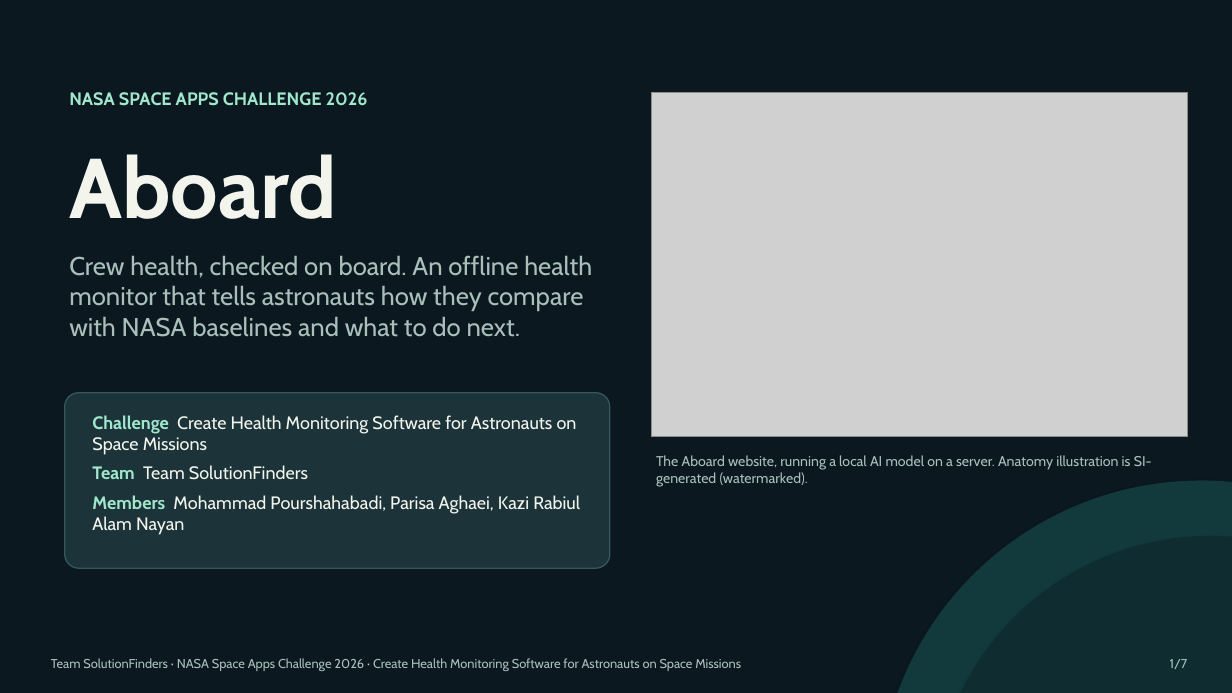
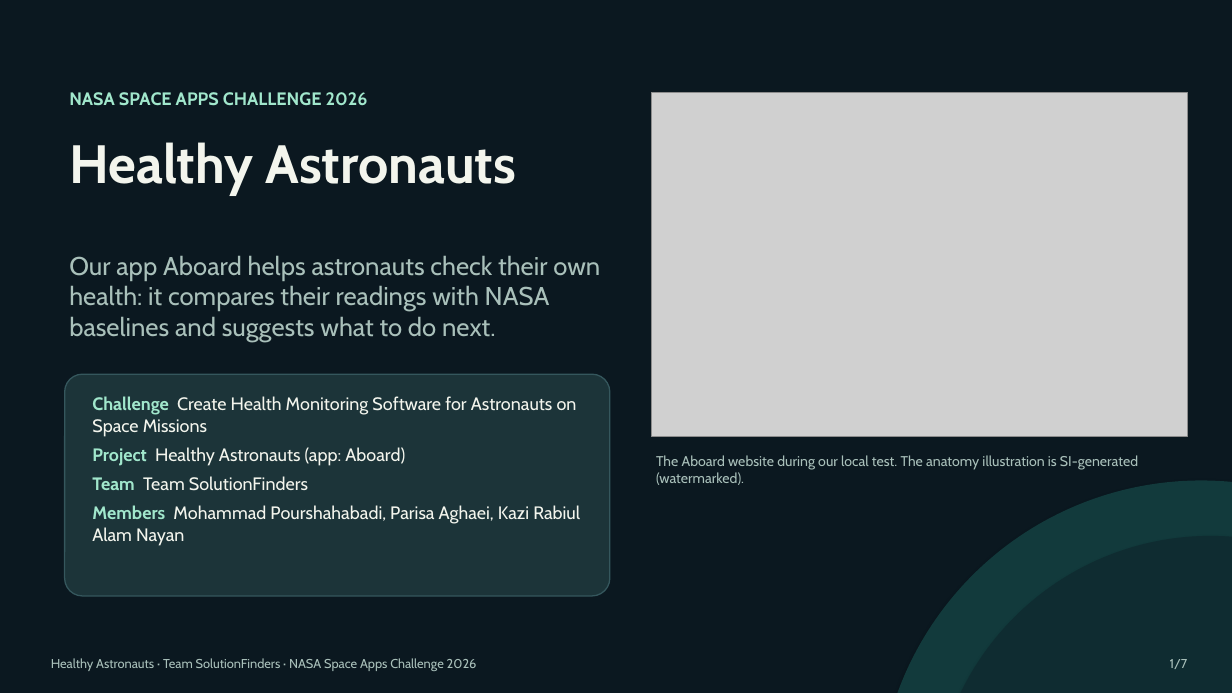
Before and after one commit to MohammadPourshahabadi/NasaHackaton, a slide deck: slide 1 of presentation/Aboard-Demo.pptx. Drawn at 1232x693 pixels with LibreOffice and Linux fonts; fonts in the diff are those of the drawing; grey boxes stand for pictures. Boxes give left, top, right and bottom in pixels: in the first picture for what was removed or moved away, otherwise in the second. Text is boxed around its words. In the diff, an @@ line names an element or a change of style, - is before the commit and + after.

```diff
--- a/presentation/Aboard-Demo.pptx
+++ b/presentation/Aboard-Demo.pptx
@@ text at (69,142,516,195): text changed; size 66 to 42 pt @@
-Aboard
+Healthy Astronauts
@@ text at (69,255,600,342): text changed @@
-Crew health, checked on board. An offline health monitor that tells astronauts how they compare with NASA baselines and what to do next.
+Our app Aboard helps astronauts check their own health: it compares their readings with NASA baselines and suggests what to do next.
@@ rounded rectangle: place and size @@
-rounded rectangle at (65,393,610,568)
+rounded rectangle at (65,374,610,596)
@@ text "Challenge Create Health Monitoring Software ...": place and size @@
-text "Challenge Create Health Monitoring Software ..." at (92,415,580,535)
+text "Challenge Create Health Monitoring Software ..." at (92,396,580,546)
@@ text at (92,447,405,466): paragraph added @@
+Project Healthy Astronauts (app: Aboard)
@@ text at (656,455,1138,485): text changed @@
-The Aboard website, running a local AI model on a server. Anatomy illustration is SI-generated (watermarked).
+The Aboard website during our local test. The anatomy illustration is SI-generated (watermarked).
@@ text at (51,658,477,671): text changed @@
-Team SolutionFinders · NASA Space Apps Challenge 2026 · Create Health Monitoring Software for Astronauts on Space Missions
+Healthy Astronauts · Team SolutionFinders · NASA Space Apps Challenge 2026
```
Also in this commit, not shown: 6 other slides changed, 8 other files.
